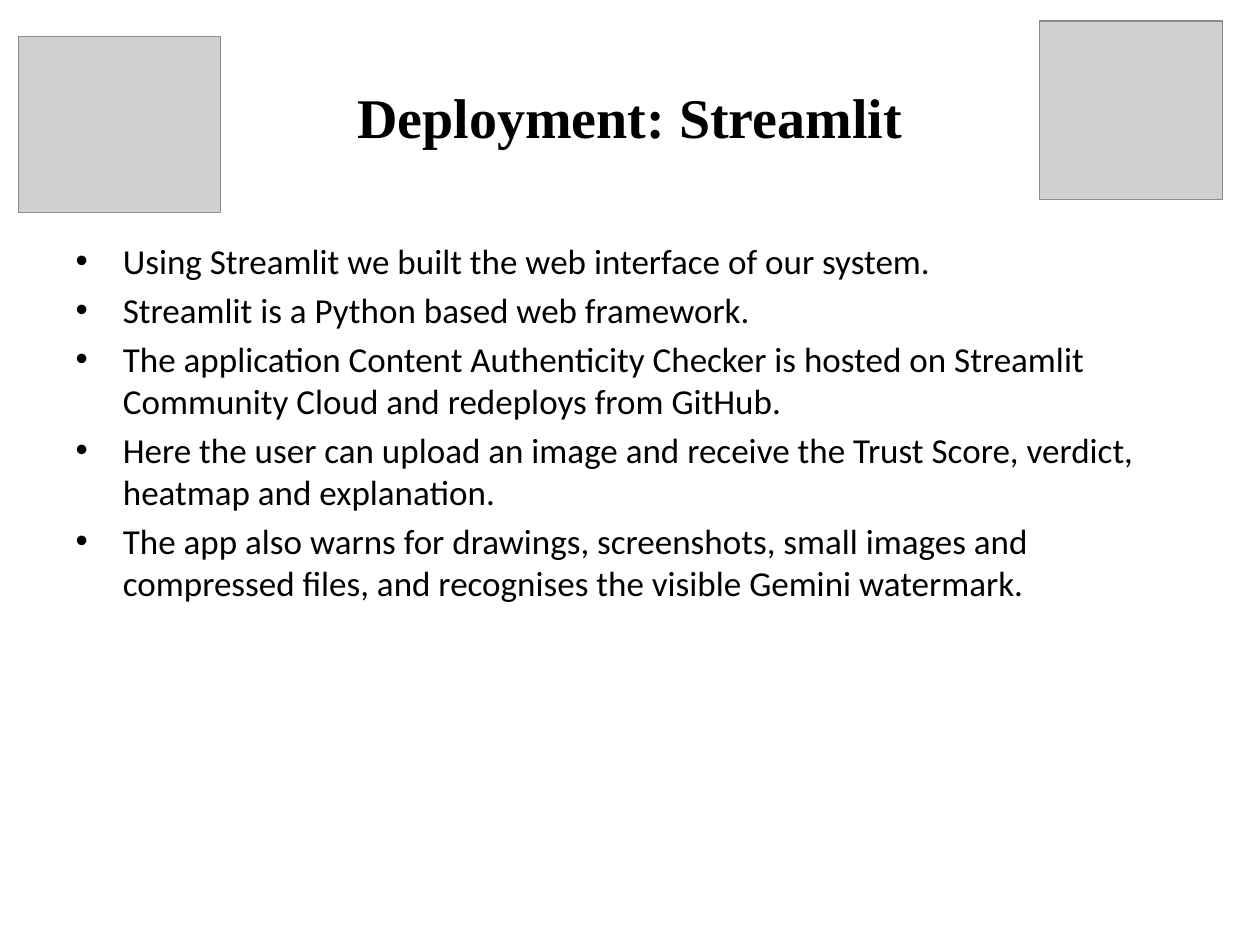
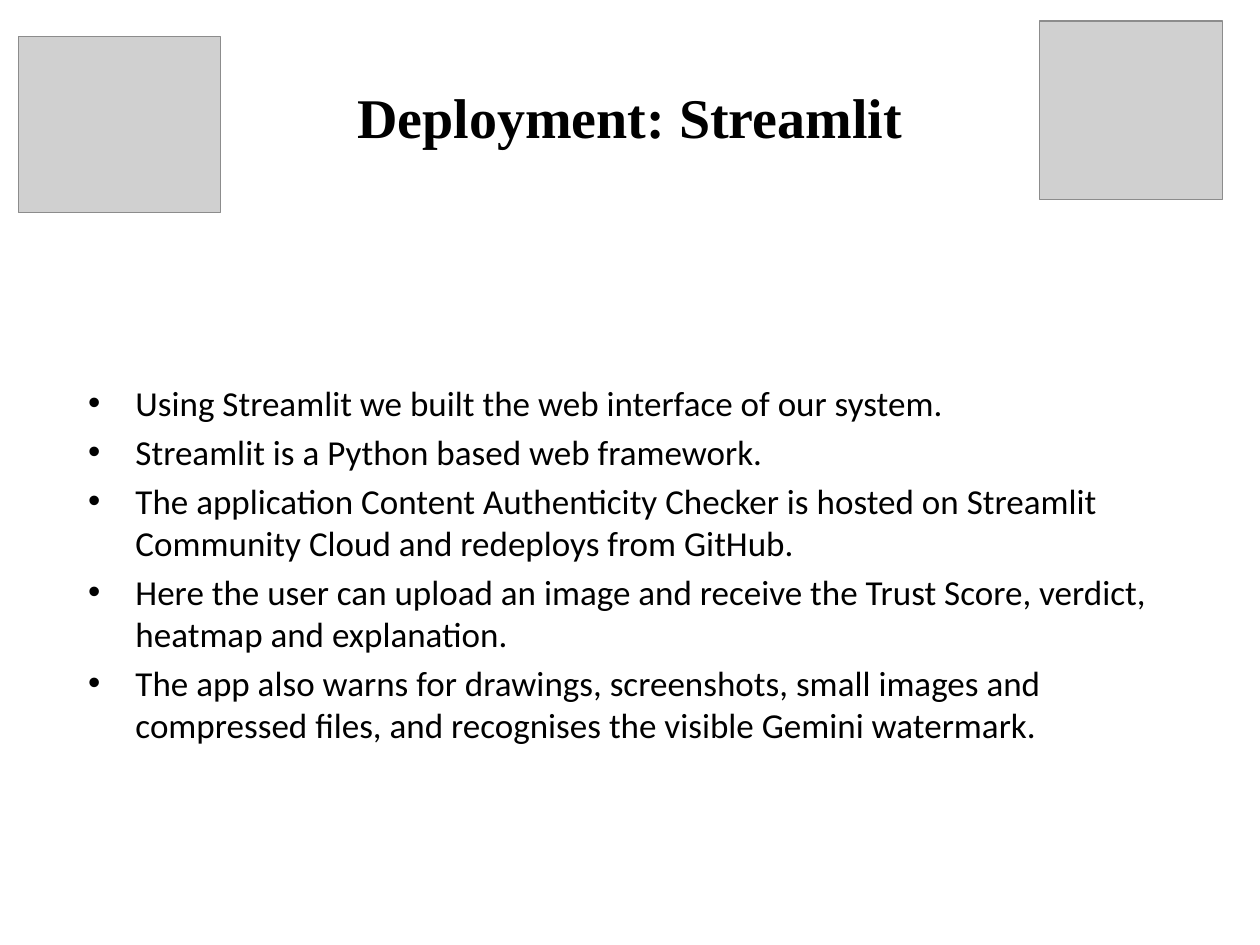
Before and after one commit to PawanBhandari03/DeepFake-Detection-Using-CrossGeneratorGeneralization, a slide deck: slide 20 of paper/reports/presentation/Final_Project_Presentation.pptx (slide 22 before the commit). Drawn at 1260x945 pixels with LibreOffice and Linux fonts; fonts in the diff are those of the drawing; grey boxes stand for pictures. Boxes give left, top, right and bottom in pixels: in the first picture for what was removed or moved away, otherwise in the second. Text is boxed around its words. In the diff, an @@ line names an element or a change of style, - is before the commit and + after.

```diff
--- a/paper/reports/presentation/Final_Project_Presentation.pptx
+++ b/paper/reports/presentation/Final_Project_Presentation.pptx
@@ text "Using Streamlit we built the ...": place and size @@
-text "Using Streamlit we built the ..." at box(123, 249, 1133, 602)
+text "Using Streamlit we built the ..." at box(135, 391, 1145, 744)
@@ text "Using Streamlit we built the ..." at box(135, 391, 1145, 744): vertical alignment top to middle @@
```
Also in this commit, not shown: 17 other slides changed, 2 slides removed, 3 other files.
